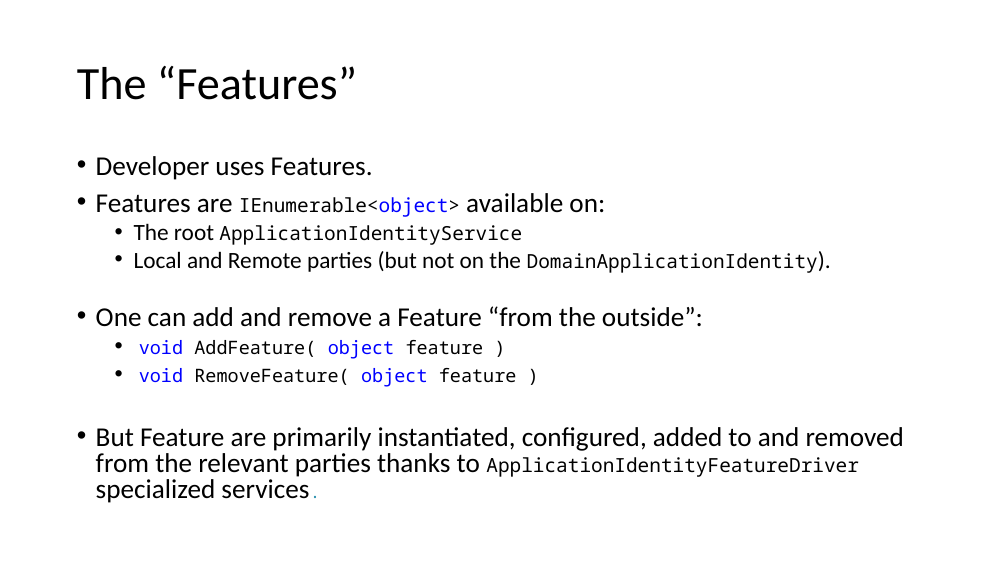
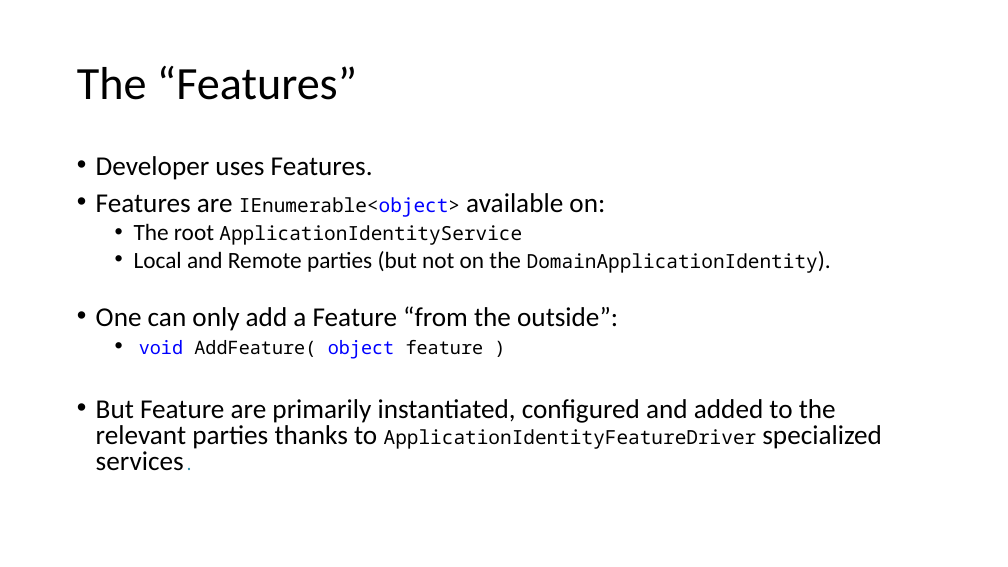
Before and after one commit to signature-opensource/CK-AppIdentity-Transport, a slide deck: slide 22 of Doc/CK-AppIdentity.pptx. Drawn at 1008x567 pixels with LibreOffice and Linux fonts; fonts in the diff are those of the drawing. Boxes give left, top, right and bottom in pixels: in the first picture for what was removed or moved away, otherwise in the second. Text is boxed around its words. In the diff, an @@ line names an element or a change of style, - is before the commit and + after.

```diff
--- a/Doc/CK-AppIdentity.pptx
+++ b/Doc/CK-AppIdentity.pptx
@@ text at (x1=96, y1=306, x2=618, y2=331): text changed @@
-• One can add and remove a Feature “from the outside”:
+• One can only add a Feature “from the outside”:
@@ text at (x1=96, y1=399, x2=882, y2=471): text changed @@
-  • void RemoveFeature( object feature )
-• But Feature are primarily instantiated, configured, added to and removed from the relevant parties thanks to ApplicationIdentityFeatureDriver specialized services.
+• But Feature are primarily instantiated, configured and added to the relevant parties thanks to ApplicationIdentityFeatureDriver specialized services.
```
Also in this commit, not shown: 20 other files.
